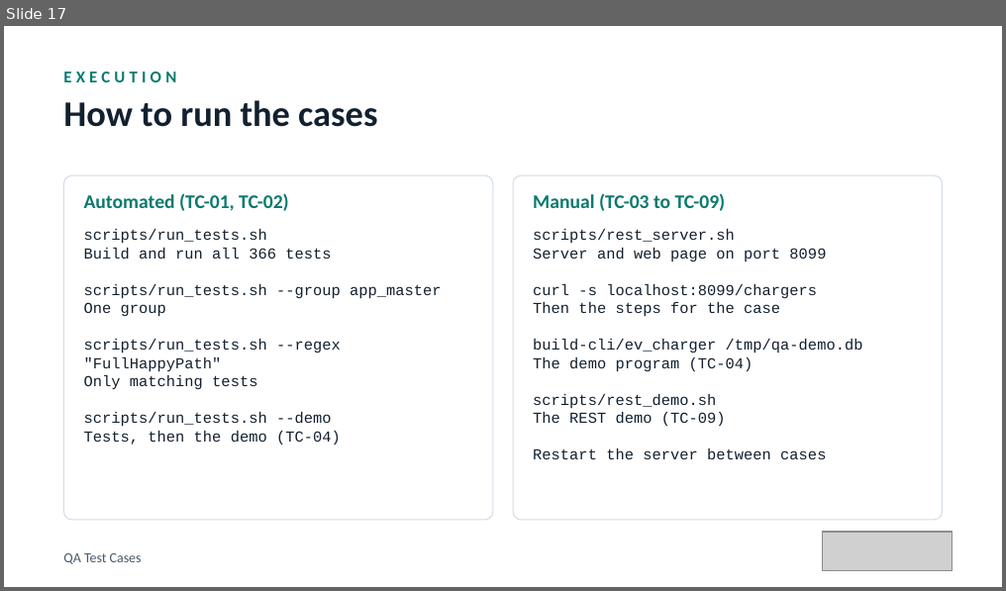
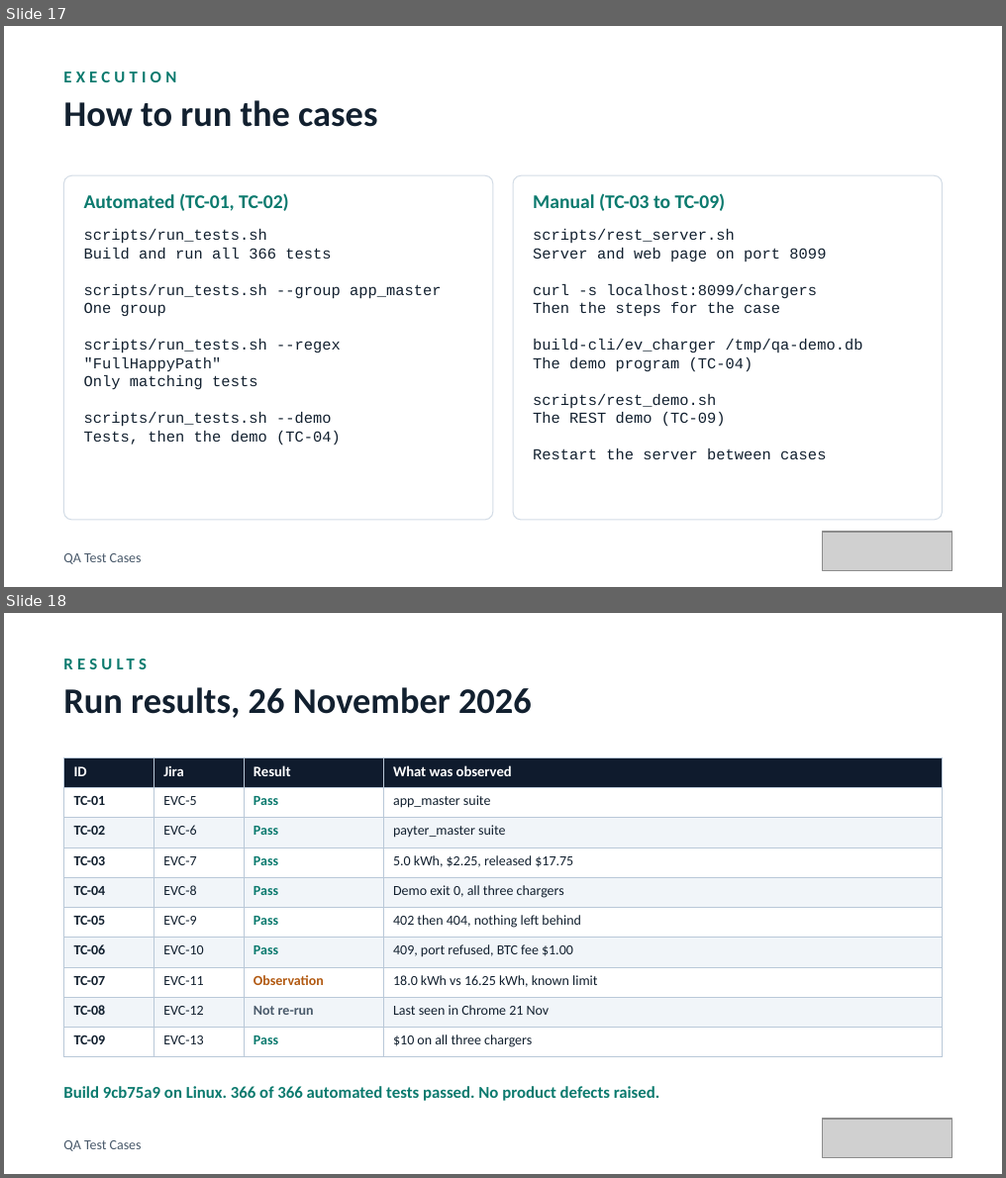
Before and after one commit to elitesoftwareqa/ev-charger, a slide deck: docs/presentation/EV-Charger-QA-Test-Cases.pptx. Shown one above the other, each under a label of ours: slide 17 before the commit, slides 17 and 18 after it. The pictures are 1006x591 and 1006x1178 pixels, drawn with LibreOffice and Linux fonts; fonts in the diff are those of the drawing; grey boxes stand for pictures. Boxes give left, top, right and bottom in pixels: in the first picture for what was removed or moved away, otherwise in the second. Text is boxed around its words. In the diff, an @@ line names an element or a change of style, - is before the commit and + after.

Commit message:
Update docs for Jira, test run results and bug tracking; add filters command for the dashboard

```diff
--- a/docs/presentation/EV-Charger-QA-Test-Cases.pptx
+++ b/docs/presentation/EV-Charger-QA-Test-Cases.pptx
@@ slide 18 added at bbox=[4, 613, 1002, 1174], background #FFFFFF @@
@@ text added at bbox=[63, 648, 943, 678], 12 pt, text #0B7A6E, bold @@
+RESULTS
@@ text added at bbox=[63, 687, 532, 718], 26 pt, text #12202F, bold @@
+Run results, 26 November 2026
@@ table added at bbox=[63, 758, 943, 1052], 10 rows, 4 columns @@
+ID | Jira | Result | What was observed
+TC-01 | EVC-5 | Pass | app_master suite
+TC-02 | EVC-6 | Pass | payter_master suite
+TC-03 | EVC-7 | Pass | 5.0 kWh, $2.25, released $17.75
+TC-04 | EVC-8 | Pass | Demo exit 0, all three chargers
+TC-05 | EVC-9 | Pass | 402 then 404, nothing left behind
+TC-06 | EVC-10 | Pass | 409, port refused, BTC fee $1.00
+TC-07 | EVC-11 | Observation | 18.0 kWh vs 16.25 kWh, known limit
+TC-08 | EVC-12 | Not re-run | Last seen in Chrome 21 Nov
+TC-09 | EVC-13 | Pass | $10 on all three chargers
@@ text added at bbox=[63, 1086, 660, 1101], 12 pt, text #0B7A6E, bold @@
+Build 9cb75a9 on Linux. 366 of 366 automated tests passed. No product defects raised.
@@ text added at bbox=[63, 1141, 142, 1152], 10 pt, text #4A5A6B @@
+QA Test Cases
@@ picture added at bbox=[823, 1119, 952, 1157] @@
```
Also in this commit, not shown: 1 slide changed, 1 other slide added, 7 other files.
